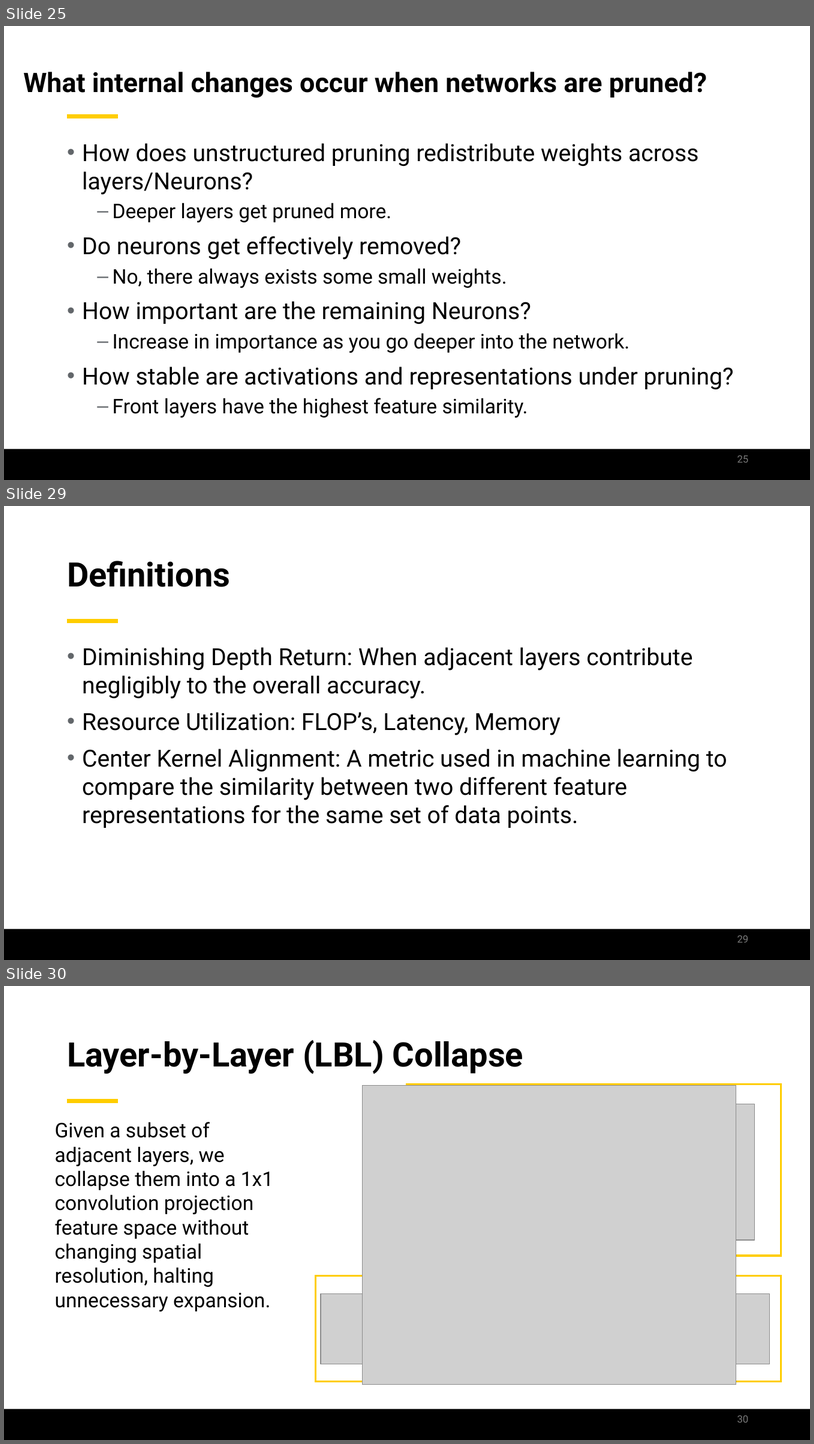
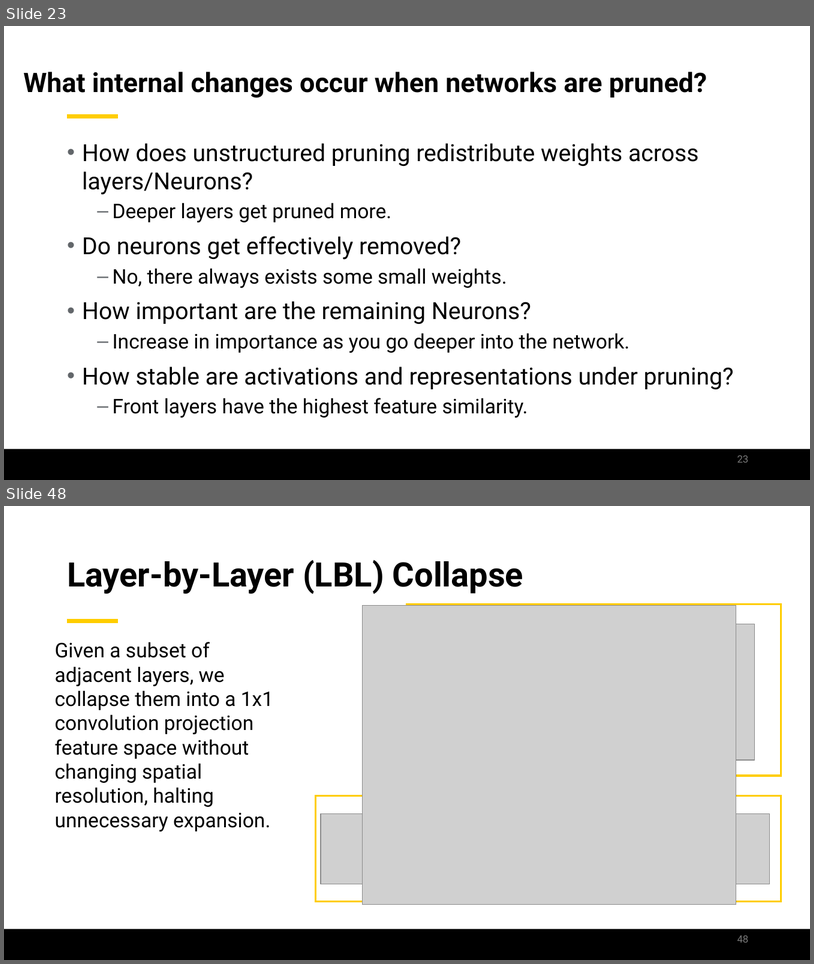
Before and after one commit to jamilgafur/Presentation, a slide deck: Presentation.pptx. Shown one above the other, each under a label of ours: slides 25, 29 and 30 before the commit, slides 23 and 48 after it; the slides between them are not shown. The pictures are 814x1444 and 814x964 pixels, drawn with LibreOffice and Linux fonts; fonts in the diff are those of the drawing; grey boxes stand for pictures; background and template pictures are left out. Boxes give left, top, right and bottom in pixels: in the first picture for what was removed or moved away, otherwise in the second. Text is boxed around its words. In the diff, an @@ line names an element or a change of style, - is before the commit and + after.

```diff
--- a/Presentation.pptx
+++ b/Presentation.pptx
@@ slide 29 removed at box(4, 506, 810, 960), background #FFFFFF; not listed: 2 template elements that a slide beside it also shows @@
@@ title removed at box(67, 561, 230, 587) @@
-Definitions
@@ text removed at box(82, 647, 728, 828) @@
-• Diminishing Depth Return: When adjacent layers contribute negligibly to the overall accuracy.
-• Resource Utilization: FLOP’s, Latency, Memory
-• Center Kernel Alignment: A metric used in machine learning to compare the similarity between two different feature representations for the same set of data points.
@@ page number removed at box(738, 935, 749, 942) @@
-29
@@ what was slide 25 is now slide 23 @@
@@ page number at box(738, 455, 749, 462): text changed @@
-25
+23
@@ what was slide 30 is now slide 48 @@
@@ page number at box(738, 935, 749, 942): text changed @@
-30
+48
```
Also in this commit, not shown: 10 slides changed, 7 slides added, 8 other slides removed.
